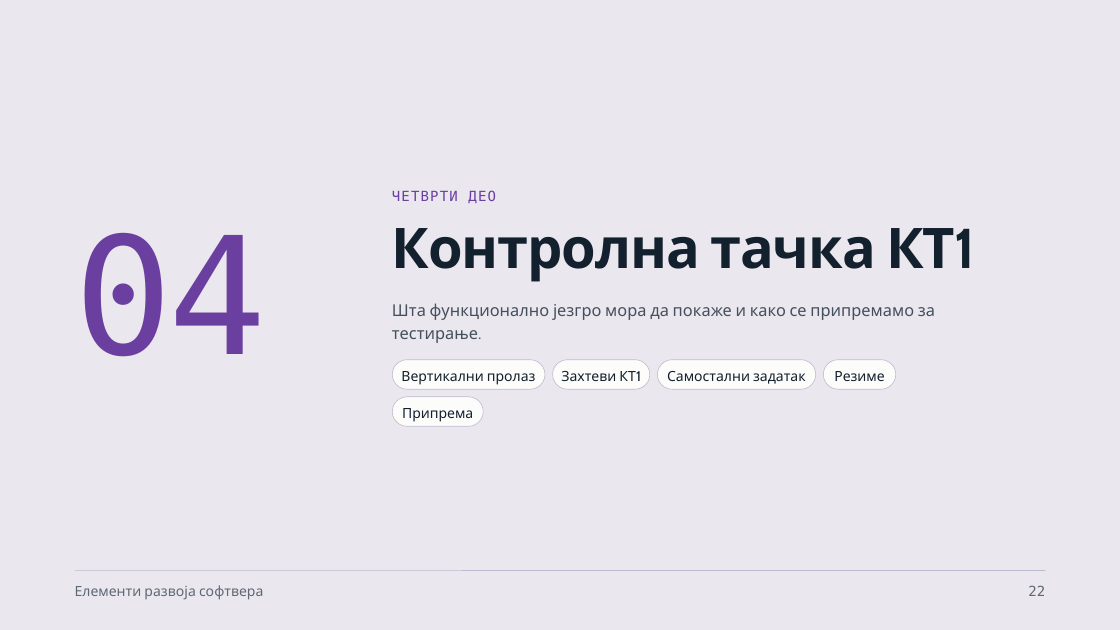
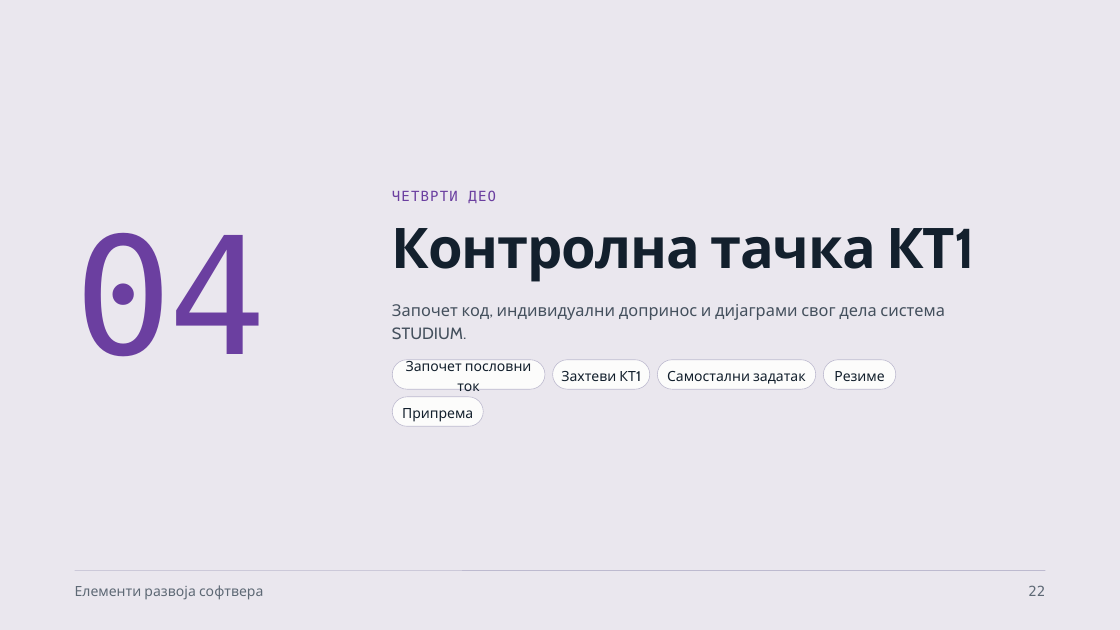
Before and after one commit to owlCoder/ftn-nastavni-portal, a slide deck: slide 22 of public/downloads/ers-prezentacije/03_Poslovna_logika_i_use_case.pptx. Drawn at 1120x630 pixels with LibreOffice and Linux fonts; fonts in the diff are those of the drawing. Boxes give left, top, right and bottom in pixels: in the first picture for what was removed or moved away, otherwise in the second. Text is boxed around its words. In the diff, an @@ line names an element or a change of style, - is before the commit and + after.

```diff
--- a/public/downloads/ers-prezentacije/03_Poslovna_logika_i_use_case.pptx
+++ b/public/downloads/ers-prezentacije/03_Poslovna_logika_i_use_case.pptx
@@ text at bbox=[392, 304, 944, 339]: text changed @@
-Шта функционално језгро мора да покаже и како се припремамо за тестирање.
+Започет код, индивидуални допринос и дијаграми свог дела система STUDIUM.
@@ text in rounded rectangle at bbox=[406, 359, 532, 391]: text changed @@
-Вертикални пролаз
+Започет пословни ток
```
Also in this commit, not shown: 3 other slides changed, 32 other files.
